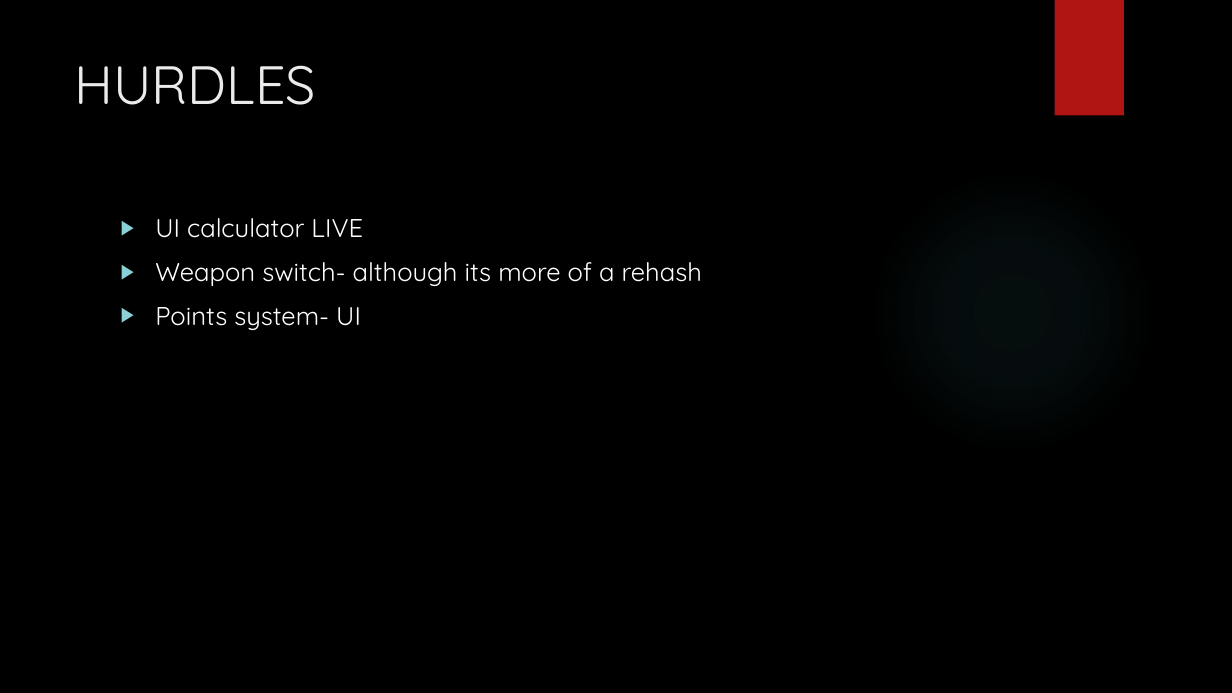
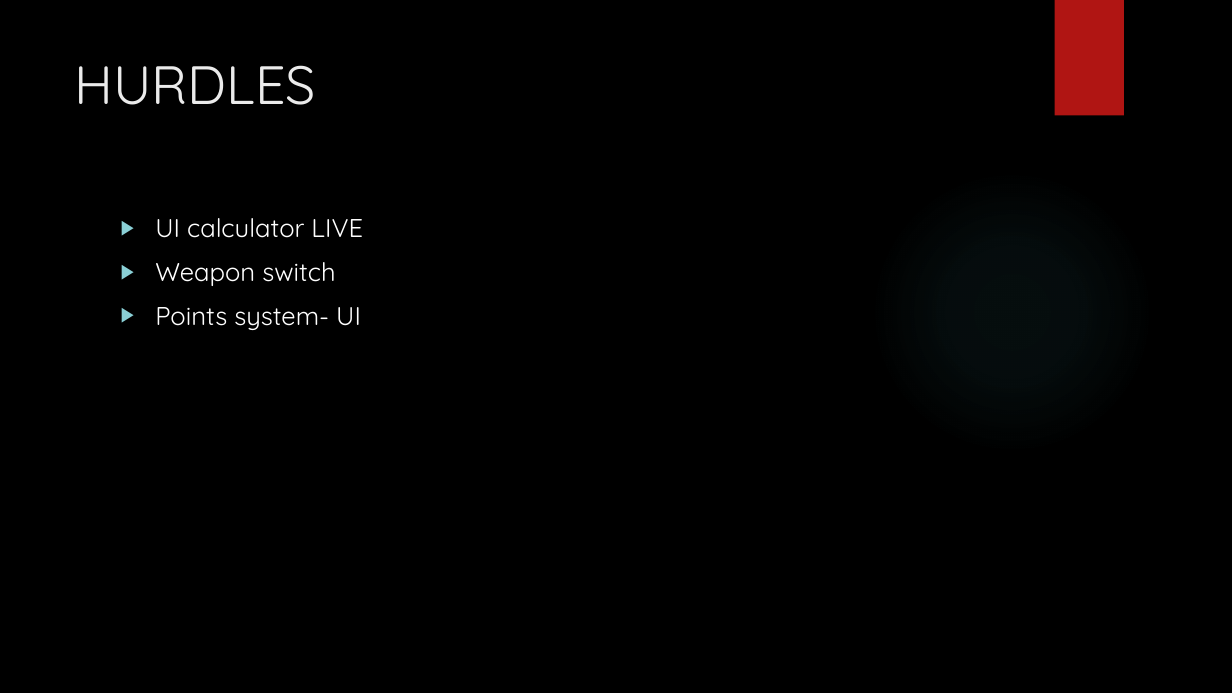
Before and after one commit to Faeblaze/Math_SHMUP, a slide deck: slide 4 of Shooting MATH presV1.pptx (slide 3 before the commit). Drawn at 1232x693 pixels with LibreOffice and Linux fonts; fonts in the diff are those of the drawing; background and template pictures are left out. Boxes give left, top, right and bottom in pixels: in the first picture for what was removed or moved away, otherwise in the second. Text is boxed around its words. In the diff, an @@ line names an element or a change of style, - is before the commit and + after.

```diff
--- a/Shooting MATH presV1.pptx
+++ b/Shooting MATH presV1.pptx
@@ text at (155, 262, 335, 286): text changed @@
-▶ Weapon switch- although its more of a rehash
+▶ Weapon switch
```
Also in this commit, not shown: 1 other slide changed, 1 slide added, 34 other files.
